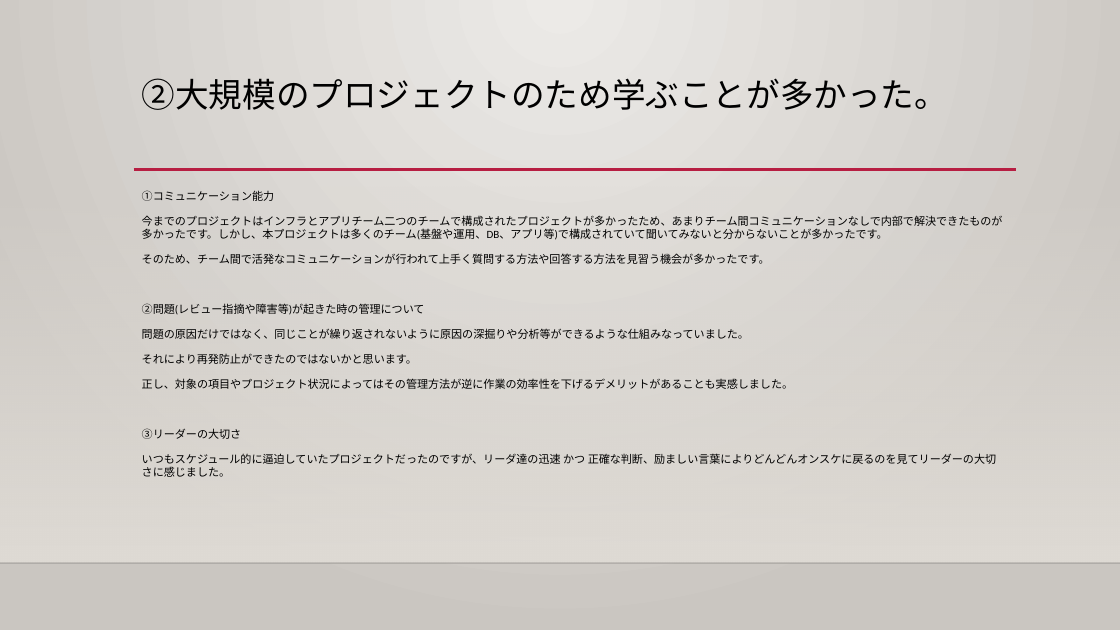
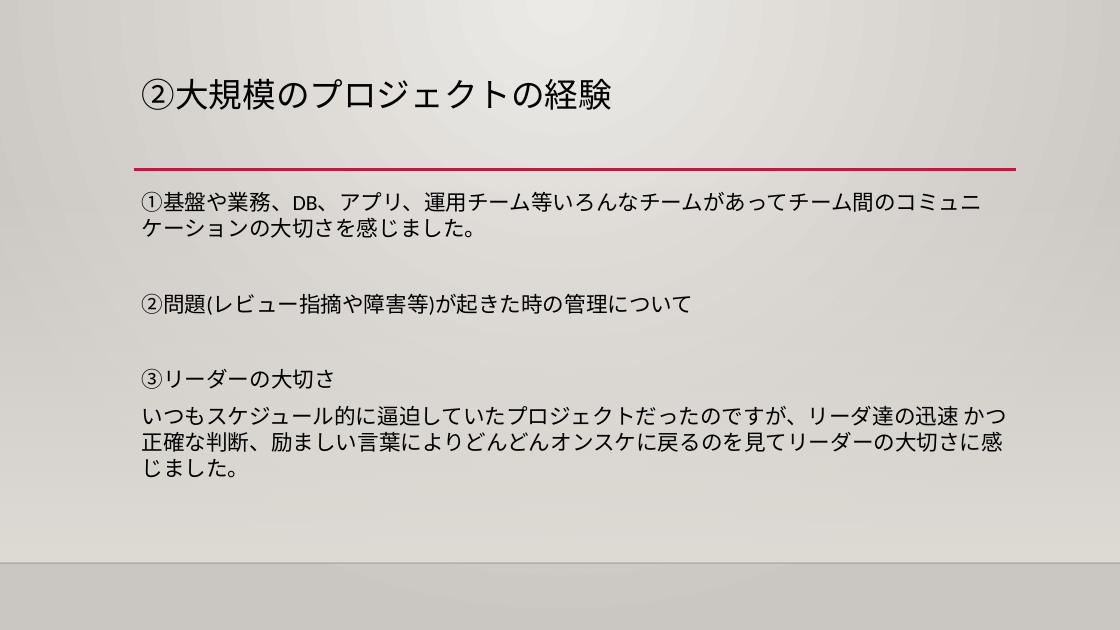
Before and after one commit to bittap/ppt, a slide deck: slide 6 of プログラム経験.pptx. Drawn at 1120x630 pixels with LibreOffice and Linux fonts; fonts in the diff are those of the drawing; background and template pictures are left out. Boxes give left, top, right and bottom in pixels: in the first picture for what was removed or moved away, otherwise in the second. Text is boxed around its words. In the diff, an @@ line names an element or a change of style, - is before the commit and + after.

Commit message:
全体の内容を触れること完了

```diff
--- a/プログラム経験.pptx
+++ b/プログラム経験.pptx
@@ title at box(142, 78, 612, 110): text changed @@
-②大規模のプロジェクトのため学ぶことが多かった。
+②大規模のプロジェクトの経験
@@ text at box(142, 191, 982, 238): text changed; size 9.5 to 18.5 pt @@
-①コミュニケーション能力
-今までのプロジェクトはインフラとアプリチーム二つのチームで構成されたプロジェクトが多かったため、あまりチーム間コミュニケーションなしで内部で解決できたものが多かったです。しかし、本プロジェクトは多くのチーム(基盤や運用、DB、アプリ等)で構成されていて聞いてみないと分からないことが多かったです。
-そのため、チーム間で活発なコミュニケーションが行われて上手く質問する方法や回答する方法を見習う機会が多かったです。
+①基盤や業務、DB、アプリ、運用チーム等いろんなチームがあってチーム間のコミュニケーションの大切さを感じました。
@@ text at box(142, 293, 1007, 478): size 9.5 to 18.5 pt in "②問題(レビュー指摘や障害等)が起きた時の管理について", "③リーダーの大切さ", "いつもスケジュール的に逼迫していたプロジェクトだったのですが、リーダ達の迅速 かつ 正確な判断、励ましい言葉によりどんど ..." @@
@@ text at box(142, 328, 793, 389): paragraphs removed @@
-問題の原因だけではなく、同じことが繰り返されないように原因の深掘りや分析等ができるような仕組みなっていました。
-それにより再発防止ができたのではないかと思います。
-正し、対象の項目やプロジェクト状況によってはその管理方法が逆に作業の効率性を下げるデメリットがあることも実感しました。
```
Also in this commit, not shown: 3 other slides changed, 5 slides added.
